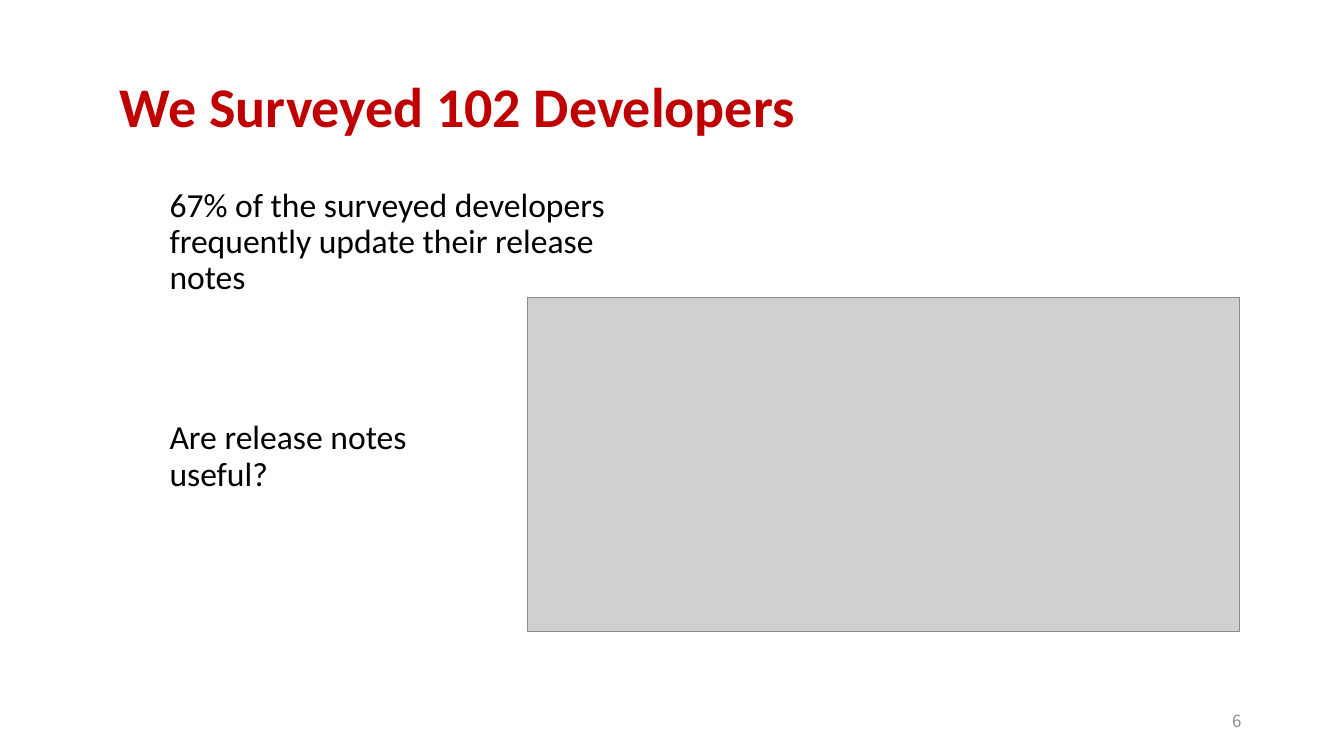
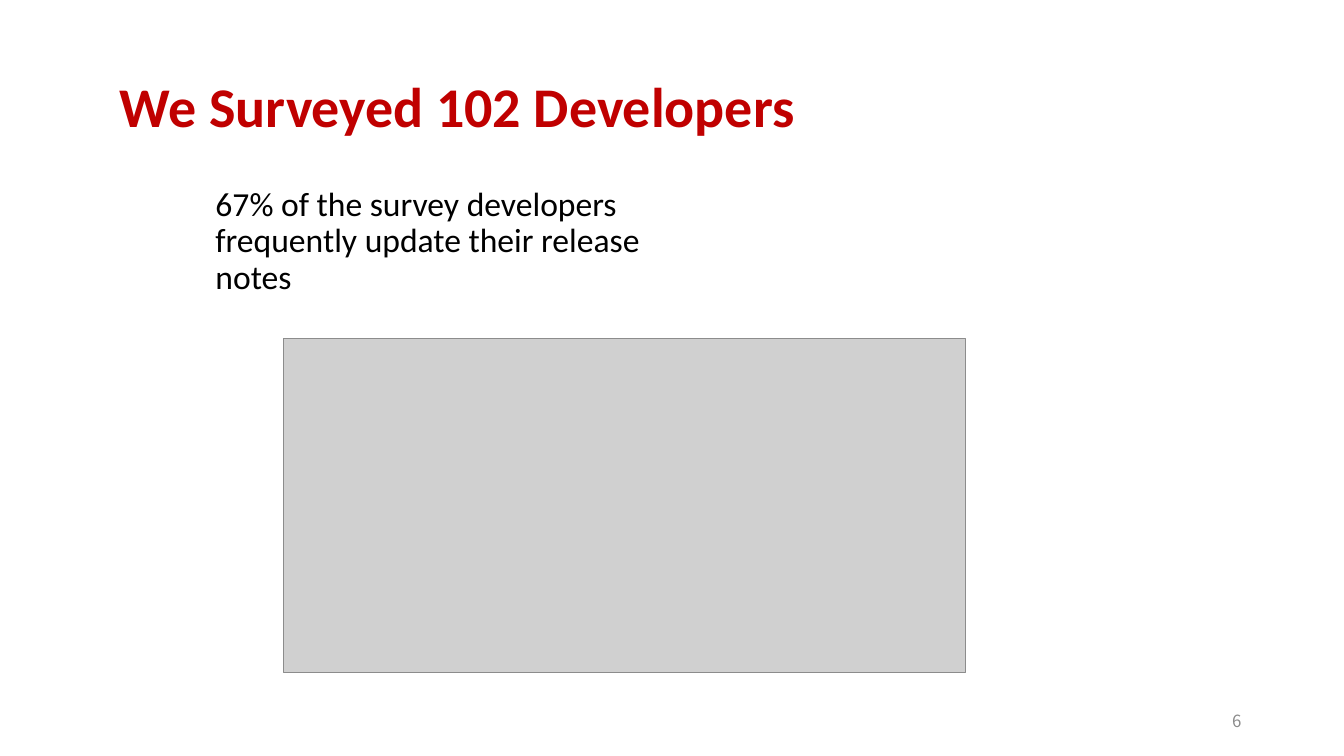
Before and after one commit to aidanby/aidanby.github.io, a slide deck: slide 6 of files/icse22.pptx. Drawn at 1344x756 pixels with LibreOffice and Linux fonts; fonts in the diff are those of the drawing; grey boxes stand for pictures. Boxes give left, top, right and bottom in pixels: in the first picture for what was removed or moved away, otherwise in the second. Text is boxed around its words. In the diff, an @@ line names an element or a change of style, - is before the commit and + after.

```diff
--- a/files/icse22.pptx
+++ b/files/icse22.pptx
@@ text at (x1=215, y1=192, x2=639, y2=290): text changed @@
-67% of the surveyed developers frequently update their release notes
+67% of the survey developers frequently update their release notes
@@ picture resized from (x1=527, y1=297, x2=1239, y2=631) to (x1=283, y1=339, x2=965, y2=673) @@
@@ text removed at (x1=170, y1=425, x2=406, y2=487) @@
-Are release notes useful?
```
Also in this commit, not shown: 14 other slides changed, 1 slide added.
